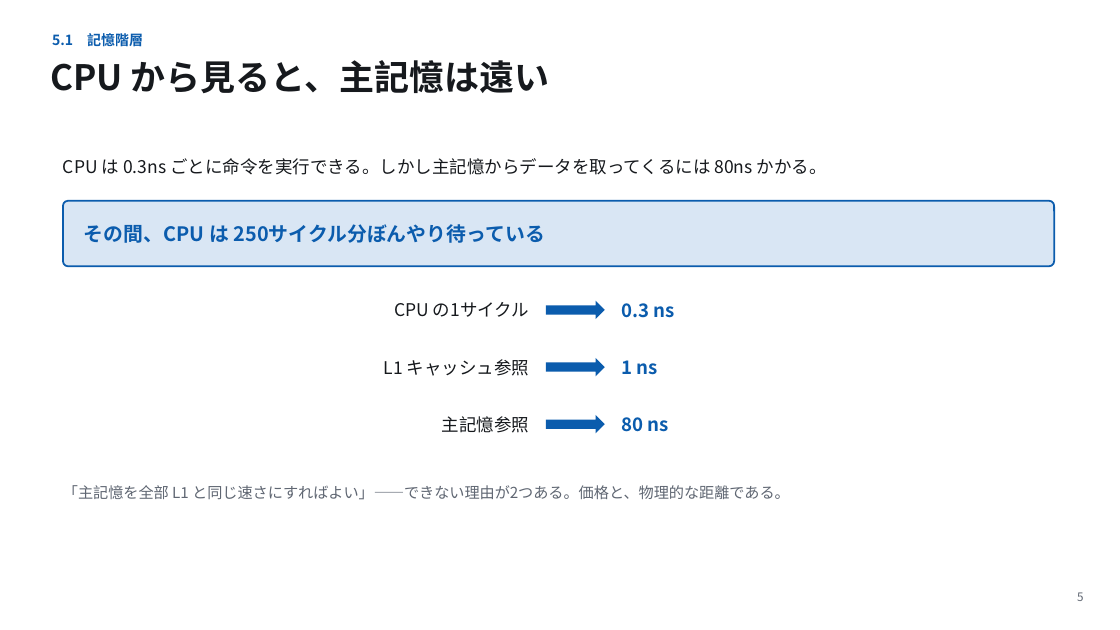
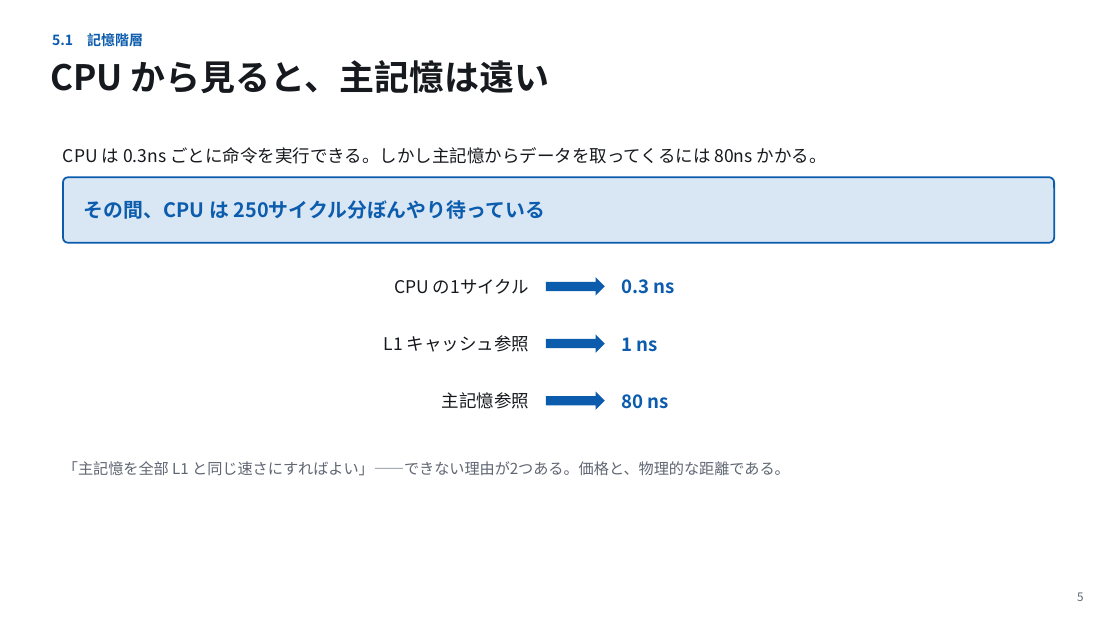
Before and after one commit to koide55/CompOutline, a slide deck: slide 5 of slides/第05回_記憶階層とプロセッサの並列性.pptx. Drawn at 1120x630 pixels with LibreOffice and Linux fonts; fonts in the diff are those of the drawing. Boxes give left, top, right and bottom in pixels: in the first picture for what was removed or moved away, otherwise in the second. Text is boxed around its words. In the diff, an @@ line names an element or a change of style, - is before the commit and + after.

```diff
--- a/slides/第05回_記憶階層とプロセッサの並列性.pptx
+++ b/slides/第05回_記憶階層とプロセッサの並列性.pptx
@@ text "CPU は 0.3ns ごとに命令を実行できる。しかし主記憶からデータを取ってくるには 80ns ...": place and size @@
-text "CPU は 0.3ns ごとに命令を実行できる。しかし主記憶からデータを取ってくるには 80ns ..." at [63,158,827,175]
+text "CPU は 0.3ns ごとに命令を実行できる。しかし主記憶からデータを取ってくるには 80ns ..." at [63,147,827,164]
@@ 8 texts, 3 right arrows, 1 rounded rectangle: place and size @@
-8 texts, 3 right arrows, 1 rounded rectangle at [63,201,1054,500]
+8 texts, 3 right arrows, 1 rounded rectangle at [63,177,1054,476]
```
Also in this commit, not shown: 4 other slides changed, 23 other files.
